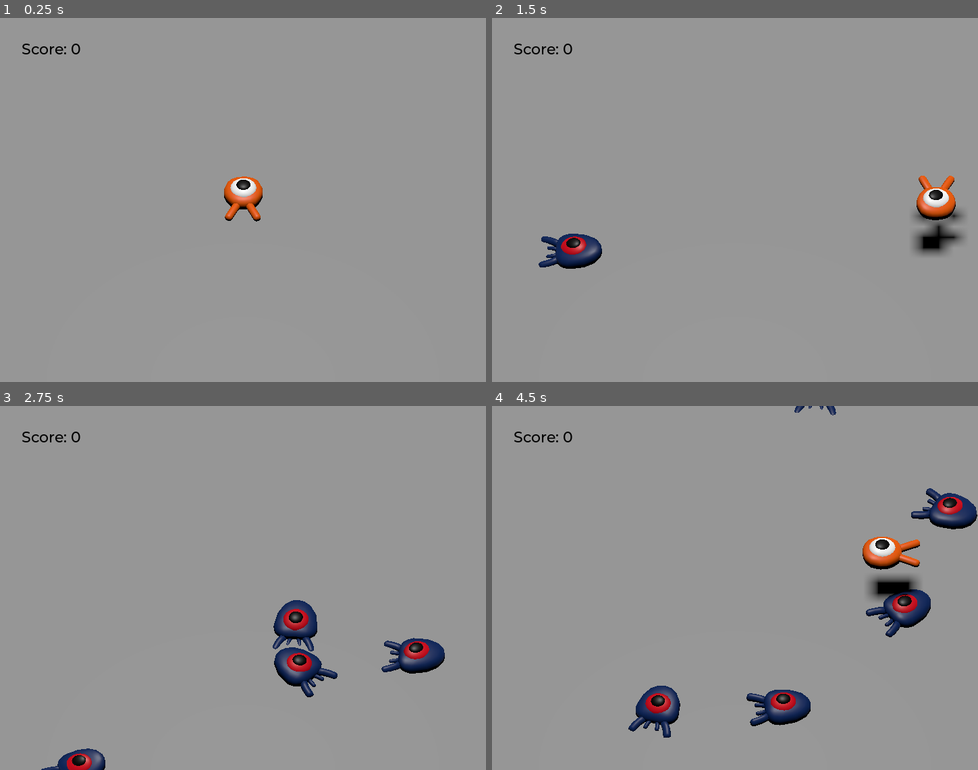
Above: before the commit, frames 1-4 (two rows, left to right).
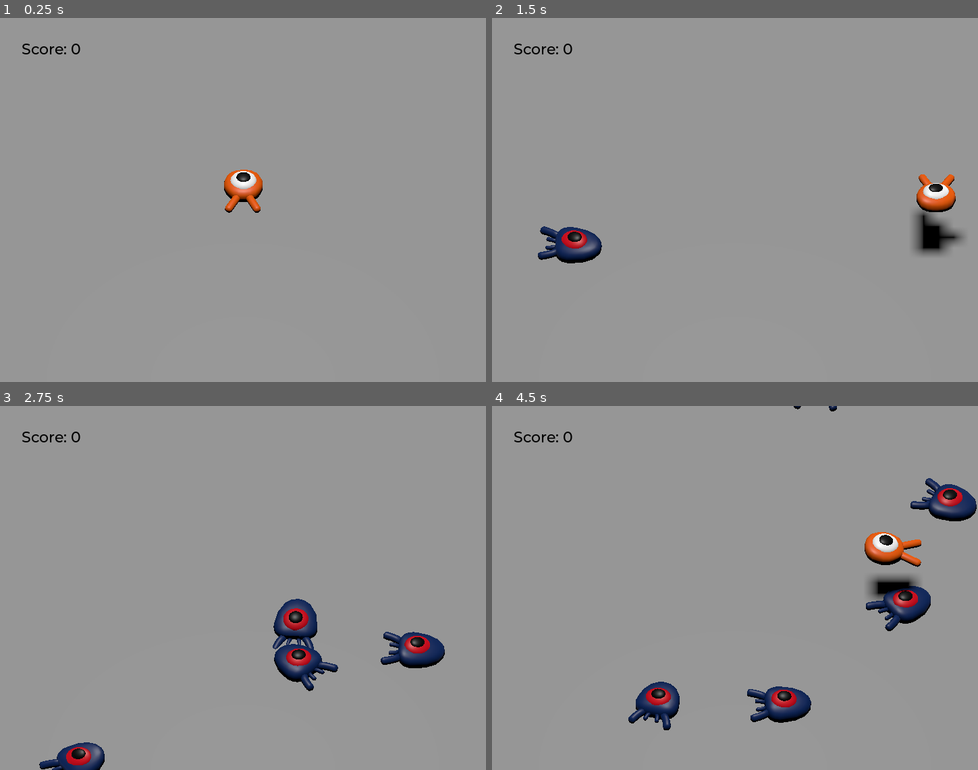
Above: after the commit, the same moments.

Repository: ittokunvim/learning-godot
Game: Godot game, scene res://main.tscn
The game is run twice, just before and just after one commit, with the same random seed, the same clock (stepped at 60 frames per second) and the same inputs.
Inputs:
- Up to frame 1 (0.25 s): no input
- Up to frame 2 (1.5 s): tap Enter (ui_accept) at 0.5 s; hold Right (move_right) 0.53-1.28 s; tap Space (jump) at 0.6, 0.77, 1.07, 1.35 s; hold Down (move_back) from 1.28 s (still down)
- Up to frame 3 (2.75 s): tap Space (jump) at 1.52, 1.82, 2.1 s; release Down (move_back) at 2.03 s; hold Right (move_right) from 2.03 s (still down)
- Up to frame 4 (4.5 s): release Right (move_right) at 2.78 s; hold Up (move_forward) 2.78-3.53 s; tap Space (jump) at 2.85, 3.02, 3.32, 3.6, 3.77, 4.07, 4.35 s; hold Left (move_left) from 3.53 s (still down)

The runs differ from the first frame. In frame 1, 0.8% of the frame differs, in the area x 46-55%, y 41-56%; in frame 2, 2.0%; in frame 3, 2.5%; in frame 4, 4.3%, in the area x 28-100%, y 0-92%.

Commit message:
feat: :sparkles: Finished adding animations

Diff:
--- a/3d_squash_the_creeps_starter/mob.gd
+++ b/3d_squash_the_creeps_starter/mob.gd
@@ -28,6 +28,9 @@
 	velocity = Vector3.FORWARD * random_speed
 	# モブのY軸の回転方向に基づいて回転させ、移動する
 	velocity = velocity.rotated(Vector3.UP, rotation.y)
+	# `random_speed`に基づいて、アニメーションの再生速度を変更
+	$AnimationPlayer.speed_scale = random_speed / min_speed
+
 
 
 # 画面外に出たら、削除する
--- a/3d_squash_the_creeps_starter/mob.tscn
+++ b/3d_squash_the_creeps_starter/mob.tscn
@@ -4,6 +4,40 @@
 [ext_resource type="Script" uid="uid://dyvdnrvh3t3u" path="res://mob.gd" id="1_nokgg"]
 
 [sub_resource type="BoxShape3D" id="BoxShape3D_nokgg"]
+
+[sub_resource type="Animation" id="Animation_nokgg"]
+resource_name = "float"
+length = 1.2
+loop_mode = 1
+tracks/0/type = "value"
+tracks/0/imported = false
+tracks/0/enabled = true
+tracks/0/path = NodePath("Pivot/Character:position")
+tracks/0/interp = 1
+tracks/0/loop_wrap = true
+tracks/0/keys = {
+"times": PackedFloat32Array(0.3, 0.7, 1.2),
+"transitions": PackedFloat32Array(0.5, 1.5, 1),
+"update": 0,
+"values": [Vector3(0, 0.65, 0), Vector3(0, 0.35, 0), Vector3(0, 0, 0)]
+}
+tracks/1/type = "value"
+tracks/1/imported = false
+tracks/1/enabled = true
+tracks/1/path = NodePath("Pivot/Character:rotation")
+tracks/1/interp = 1
+tracks/1/loop_wrap = true
+tracks/1/keys = {
+"times": PackedFloat32Array(0.1, 0.5, 1.2),
+"transitions": PackedFloat32Array(0.5, 1.5, 1),
+"update": 0,
+"values": [Vector3(0.13962634, 0, 0), Vector3(-0.15707964, 0, 0), Vector3(0, 0, 0)]
+}
+
+[sub_resource type="AnimationLibrary" id="AnimationLibrary_ubaqv"]
+_data = {
+&"float": SubResource("Animation_nokgg")
+}
 
 [node name="Mob" type="CharacterBody3D" unique_id=594346917 groups=["mob"]]
 collision_layer = 2
@@ -20,4 +54,8 @@
 
 [node name="VisibleOnScreenNotifier3D" type="VisibleOnScreenNotifier3D" parent="." unique_id=160284376]
 
+[node name="AnimationPlayer" type="AnimationPlayer" parent="." unique_id=1079125406]
+libraries/ = SubResource("AnimationLibrary_ubaqv")
+autoplay = &"float"
+
 [connection signal="screen_exited" from="VisibleOnScreenNotifier3D" to="." method="_on_visible_on_screen_notifier_3d_screen_exited"]
--- a/3d_squash_the_creeps_starter/player.gd
+++ b/3d_squash_the_creeps_starter/player.gd
@@ -35,6 +35,10 @@
 		direction = direction.normalized()
 		# basisプロパティでノードの回転を計算
 		$Pivot.basis = Basis.looking_at(direction)
+		# アニメーションの速度を4倍
+		$AnimationPlayer.speed_scale = 4
+	else:
+		$AnimationPlayer.speed_scale = 1
 
 	# 地表速度
 	target_velocity.x = direction.x * speed
@@ -74,11 +78,16 @@
 	velocity = target_velocity
 	move_and_slide()
 
+	# 孤を描くようにジャンプする
+	$Pivot.rotation.x = PI / 6 * velocity.y / jump_impulse
+
+
 # プレイヤーがモブにあたった時にシグナルを発信して、削除する
 func die():
 	hit.emit()
 	queue_free()
 
 
+@warning_ignore("unused_parameter")
 func _on_mob_detector_body_entered(body: Node3D) -> void:
 	die()
--- a/3d_squash_the_creeps_starter/player.tscn
+++ b/3d_squash_the_creeps_starter/player.tscn
@@ -9,6 +9,68 @@
 margin = 0.0
 height = 0.2
 radius = 1.0
+
+[sub_resource type="Animation" id="Animation_i3pqv"]
+length = 0.001
+tracks/0/type = "value"
+tracks/0/imported = false
+tracks/0/enabled = true
+tracks/0/path = NodePath("Pivot/Character:position")
+tracks/0/interp = 1
+tracks/0/loop_wrap = true
+tracks/0/keys = {
+"times": PackedFloat32Array(0),
+"transitions": PackedFloat32Array(1),
+"update": 0,
+"values": [Vector3(0, 0, 0)]
+}
+tracks/1/type = "value"
+tracks/1/imported = false
+tracks/1/enabled = true
+tracks/1/path = NodePath("Pivot/Character:rotation")
+tracks/1/interp = 1
+tracks/1/loop_wrap = true
+tracks/1/keys = {
+"times": PackedFloat32Array(0),
+"transitions": PackedFloat32Array(1),
+"update": 0,
+"values": [Vector3(0, 0, 0)]
+}
+
+[sub_resource type="Animation" id="Animation_onrkg"]
+resource_name = "float"
+length = 1.2
+loop_mode = 1
+tracks/0/type = "value"
+tracks/0/imported = false
+tracks/0/enabled = true
+tracks/0/path = NodePath("Pivot/Character:position")
+tracks/0/interp = 1
+tracks/0/loop_wrap = true
+tracks/0/keys = {
+"times": PackedFloat32Array(0.3, 0.7, 1.2),
+"transitions": PackedFloat32Array(0.5, 1.5, 1),
+"update": 0,
+"values": [Vector3(0, 0.65, 0), Vector3(0, 0.35, 0), Vector3(0, 0, 0)]
+}
+tracks/1/type = "value"
+tracks/1/imported = false
+tracks/1/enabled = true
+tracks/1/path = NodePath("Pivot/Character:rotation")
+tracks/1/interp = 1
+tracks/1/loop_wrap = true
+tracks/1/keys = {
+"times": PackedFloat32Array(0.1, 0.5, 1.2),
+"transitions": PackedFloat32Array(0.5, 1.5, 1),
+"update": 0,
+"values": [Vector3(0.13962634, 0, 0), Vector3(-0.15707964, 0, 0), Vector3(0, 0, 0)]
+}
+
+[sub_resource type="AnimationLibrary" id="AnimationLibrary_i3pqv"]
+_data = {
+&"RESET": SubResource("Animation_i3pqv"),
+&"float": SubResource("Animation_onrkg")
+}
 
 [node name="Player" type="CharacterBody3D" unique_id=171216639]
 collision_mask = 6
@@ -31,4 +93,8 @@
 [node name="CollisionShape3D" type="CollisionShape3D" parent="MobDetector" unique_id=1796630900]
 shape = SubResource("CylinderShape3D_onrkg")
 
+[node name="AnimationPlayer" type="AnimationPlayer" parent="." unique_id=1271891495]
+libraries/ = SubResource("AnimationLibrary_i3pqv")
+autoplay = &"float"
+
 [connection signal="body_entered" from="MobDetector" to="." method="_on_mob_detector_body_entered"]
Not shown, added: doc/first_3d_game/9-adding_animations.md
